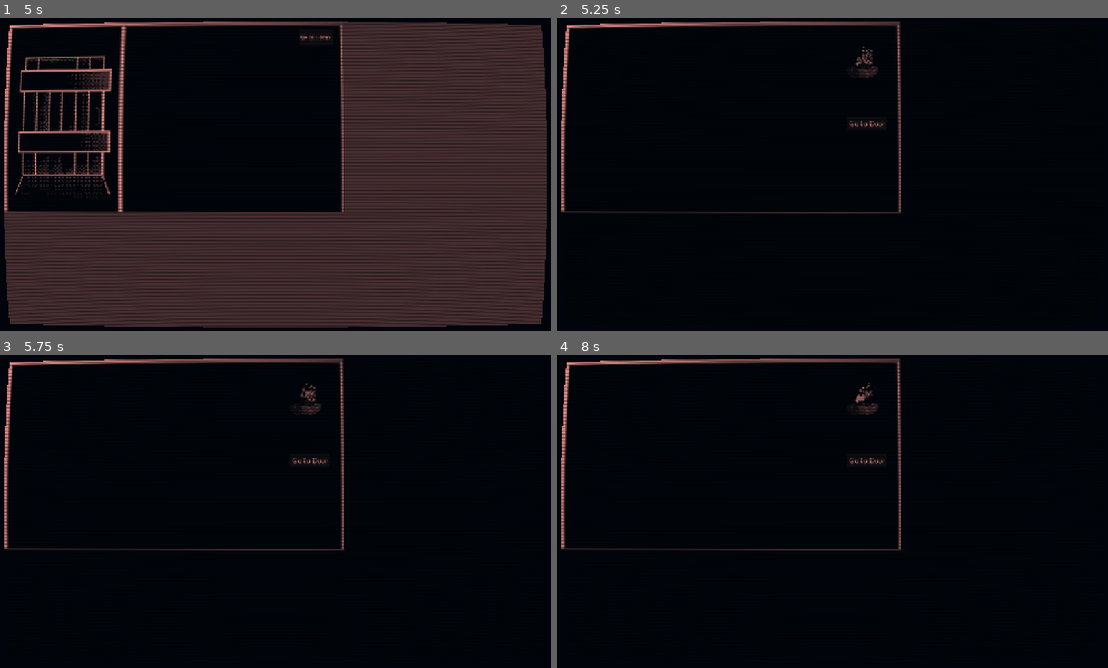
Above: before the commit, frames 1-4 (two rows, left to right).
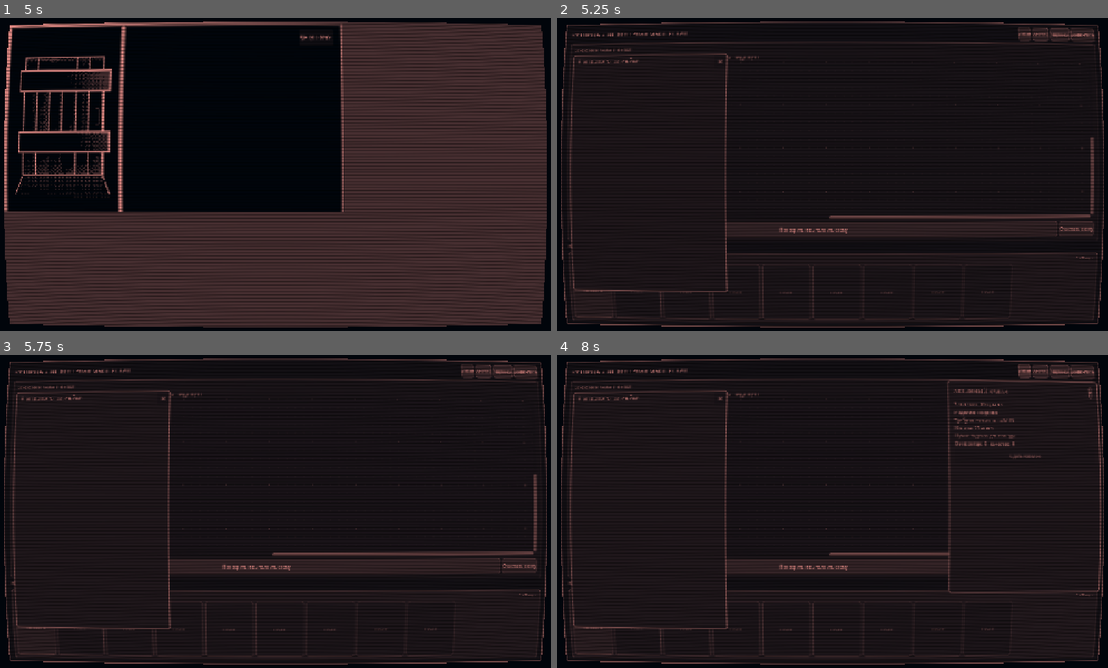
Above: after the commit, the same moments.

Repository: Blyaprint/10-ways
Game: Godot game, scene res://scenes/MainMenu.tscn
The game is run twice, just before and just after one commit, with the same random seed, the same clock (stepped at 60 frames per second) and the same inputs.
Inputs (mouse positions are in pixels of both pictures, inside the frame that each line leads up to):
- Up to frame 1 (5 s): click "New game" at 0.5 s; click "Далее" at 1.25 s; click "Далее" at 2 s; click "Далее" at 2.75 s; tap Enter at 3.5 s; move the mouse to (396, 158) at 3.52 s; click (396, 158) at 3.67 s; click "Принять заказ" at 4.25 s
- Up to frame 2 (5.25 s): click "Go to Forge" at 5 s
- Up to frame 3 (5.75 s): no input
- Up to frame 4 (8 s): click "Go to Door" at 5.75 s; click "Go to Door" at 6.5 s; click (1030, 367) at 7.25 s, where only the run after the commit has a clickable "Заказ"

Frame 1 is identical in both runs. In frame 2, 35% of the frame differs, in the area x 0-100%, y 1-99%; in frame 3, 39%; in frame 4, 48%.
Error before the commit: Parse Error: Expected expression for match pattern. (res://scripts/EngineeringWorkbenchUI.gd:82)

Commit message:
Fix pixel card rendering and scrollable inventory

Diff:
--- a/scripts/EngineeringWorkbenchUI.gd
+++ b/scripts/EngineeringWorkbenchUI.gd
@@ -39,7 +39,7 @@
 
 	func _get_drag_data(_at_position: Vector2) -> Variant:
 		if host != null:
-			set_drag_preview(host.call("_make_drag_preview", title_text, subtitle_text, symbol_text, card_size))
+			set_drag_preview(host.call("_make_drag_preview", title_text, subtitle_text, symbol_text, card_size, payload))
 		return payload
 
 	func _can_drop_data(_at_position: Vector2, data: Variant) -> bool:
@@ -79,7 +79,7 @@
 							rows = ["##.....", ".##....", "..##...", "#######", "...##..", "...##.."]
 						"bend":
 							rows = ["##.....", ".##....", "..##...", "...##..", "....##.", ".....##"]
-			if rows.is_empty():
+		if rows.is_empty():
 			rows = ["...#...", "..###..", ".#####.", "..###..", "...#..."]
 		var pixel := 5.0
 		var width := 7.0 * pixel
@@ -263,11 +263,15 @@
 	for pair in [["margin_left", 7], ["margin_right", 7], ["margin_top", 4], ["margin_bottom", 7]]:
 		grid_margin.add_theme_constant_override(pair[0], pair[1])
 	body.add_child(grid_margin)
+	var inventory_scroll := ScrollContainer.new()
+	inventory_scroll.size_flags_vertical = Control.SIZE_EXPAND_FILL
+	inventory_scroll.horizontal_scroll_mode = ScrollContainer.SCROLL_MODE_DISABLED
+	grid_margin.add_child(inventory_scroll)
 	inventory_grid = GridContainer.new()
 	inventory_grid.columns = 4
 	inventory_grid.add_theme_constant_override("h_separation", 4)
 	inventory_grid.add_theme_constant_override("v_separation", 4)
-	grid_margin.add_child(inventory_grid)
+	inventory_scroll.add_child(inventory_grid)
 
 
 func _build_drawer() -> void:
@@ -443,8 +447,8 @@
 	]
 
 
-func _make_drag_preview(title: String, subtitle: String, symbol: String, preview_size: Vector2) -> Control:
-	return _make_visual_card({}, title, subtitle, symbol, Color("#ffffff"), preview_size)
+func _make_drag_preview(title: String, subtitle: String, symbol: String, preview_size: Vector2, payload: Dictionary) -> Control:
+	return _make_visual_card(payload, title, subtitle, symbol, Color("#ffffff"), preview_size)
 
 
 func _make_visual_card(payload: Dictionary, title: String, subtitle: String, symbol: String, tint: Color, card_size: Vector2) -> FullDragCard:
